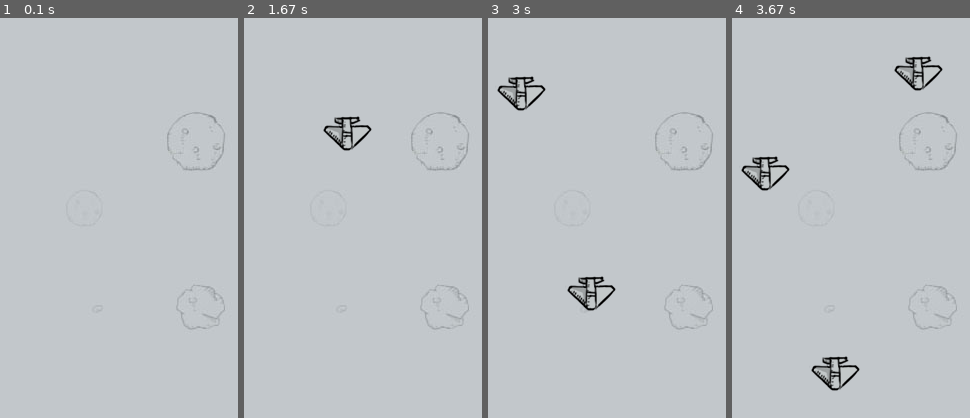
Above: before the commit, frames 1-4 (left to right).
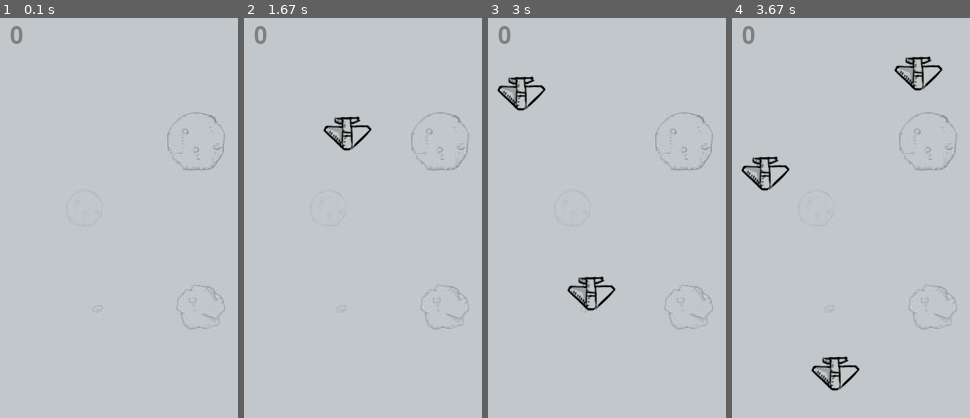
Above: after the commit, the same moments.

Repository: yb123speed/pygadgets
Game: pygame game, started from aircraftwar/game.py
Same seed, same stepped clock (60 frames per second), same inputs: the game is played once before the commit and once after it.
Inputs:
- Up to frame 1 (0.1 s): no input
- Up to frame 2 (1.67 s): no input
- Up to frame 3 (3 s): no input
- Up to frame 4 (3.67 s): no input
The pictures show only the part of the screen within x 0-50%, y 0-50%; the shares and areas given below are measured in that part.

The runs differ from the first frame. In frame 1, 0.1% of the frame differs, in the area x 4-10%, y 2-7%; in frame 2, 0.1%; in frame 3, 0.1%; in frame 4, 0.1%.

Commit message:
绘制得分

Diff:
--- a/aircraftwar/game.py
+++ b/aircraftwar/game.py
@@ -220,6 +220,15 @@
     player.bullets.draw(screen)
     # 显示敌机
     enemies1.draw(screen)
+
+    # 绘制得分
+    score_font = pygame.font.Font(None, 36)
+    score_text = score_font.render(str(score), True, (128, 128, 128))
+    text_rect = score_text.get_rect()
+    text_rect.topleft = [10, 10]
+    screen.blit(score_text, text_rect)
+
+
     # 监听键盘事件
     key_pressed = pygame.key.get_pressed()
     if key_pressed[K_UP]:
